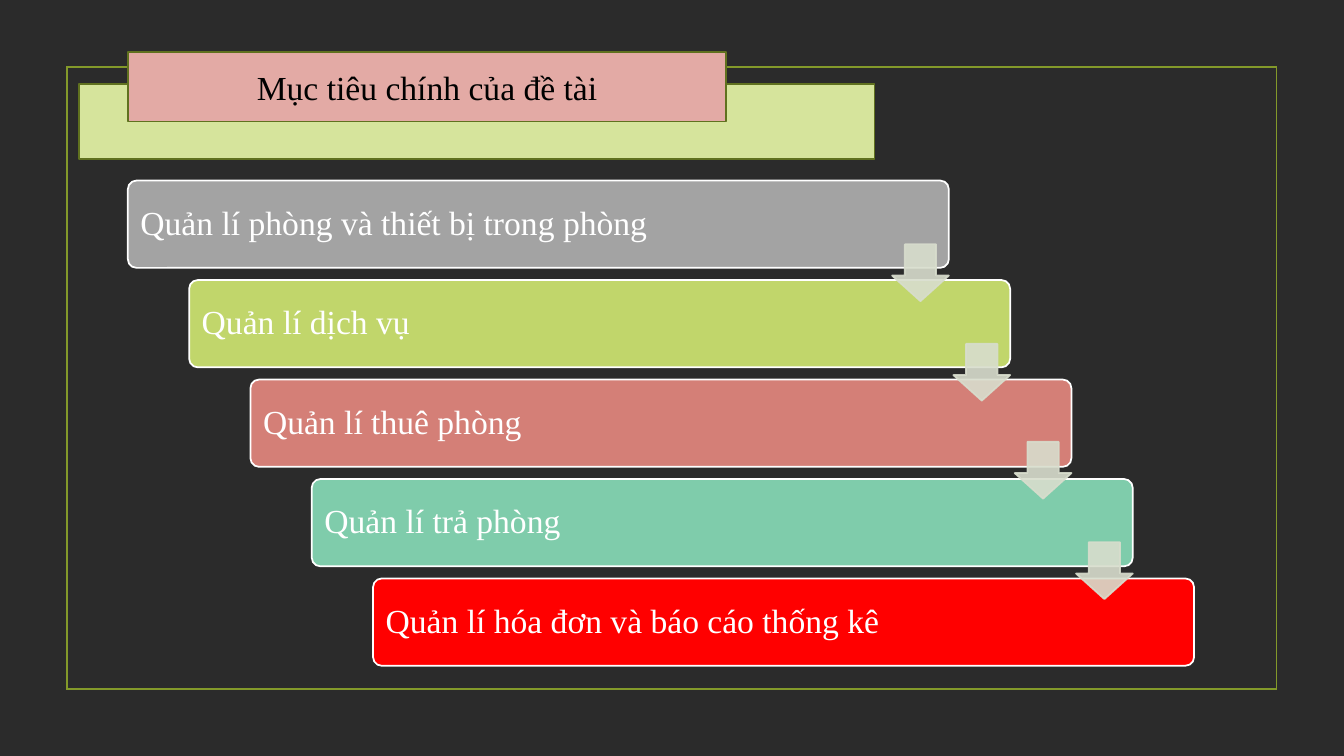
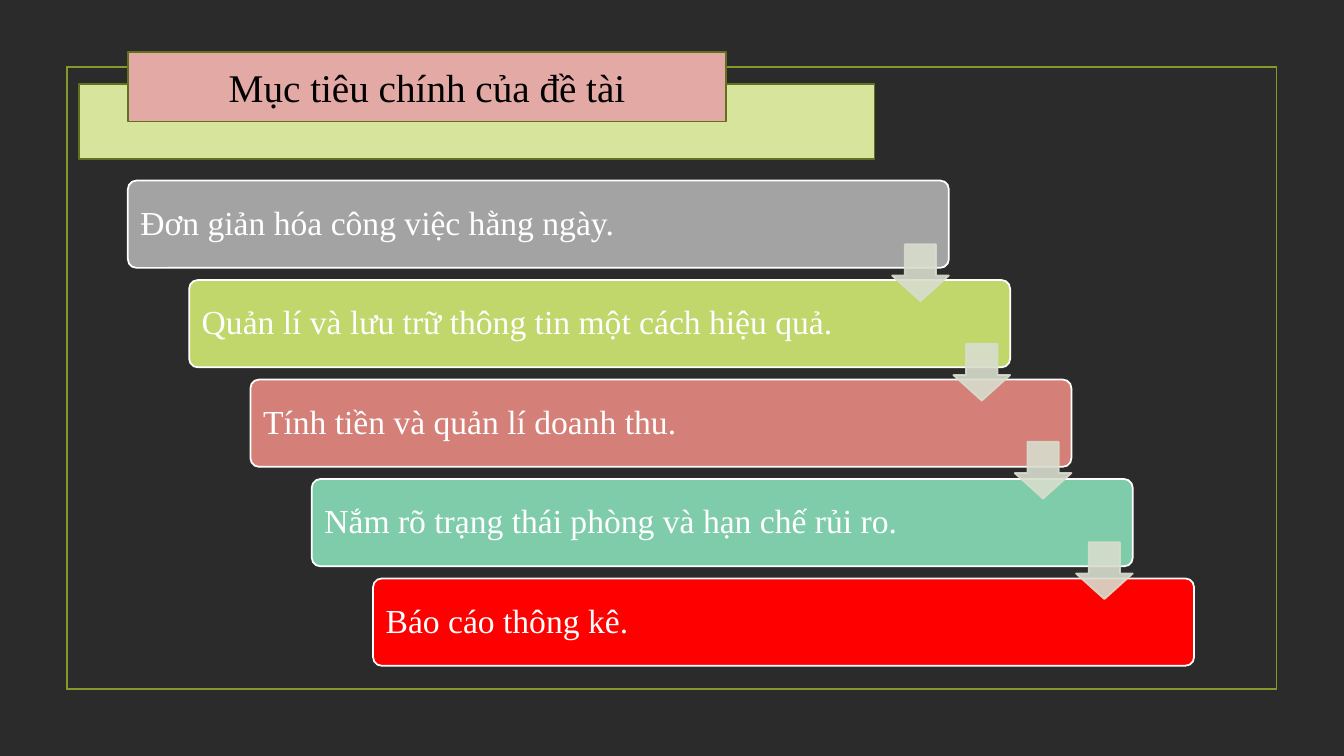
Before and after one commit to Nhom10-WindowNangCao-ThayDanh/DoAnWin, a slide deck: slide 5 of PP.pptx. Drawn at 1344x756 pixels with LibreOffice and Linux fonts; fonts in the diff are those of the drawing; background and template pictures are left out; a plain dark background stands for a picture behind light text. Boxes give left, top, right and bottom in pixels: in the first picture for what was removed or moved away, otherwise in the second. Text is boxed around its words. In the diff, an @@ line names an element or a change of style, - is before the commit and + after.

```diff
--- a/PP.pptx
+++ b/PP.pptx
@@ rectangle "Mục tiêu chính của đề ..." at (128,51,727,121): size 24 to 28 pt @@
@@ text at (140,211,614,241): text changed @@
-Quản lí phòng và thiết bị trong phòng
+Đơn giản hóa công việc hằng ngày.
@@ text at (202,310,832,341): text changed @@
-Quản lí dịch vụ
+Quản lí và lưu trữ thông tin một cách hiệu quả.
@@ text at (263,409,676,440): text changed @@
-Quản lí thuê phòng
+Tính tiền và quản lí doanh thu.
@@ text at (324,508,897,540): text changed @@
-Quản lí trả phòng
+Nắm rõ trạng thái phòng và hạn chế rủi ro.
@@ text at (386,609,628,639): text changed @@
-Quản lí hóa đơn và báo cáo thống kê
+Báo cáo thông kê.
```
Also in this commit, not shown: 47 other files.
